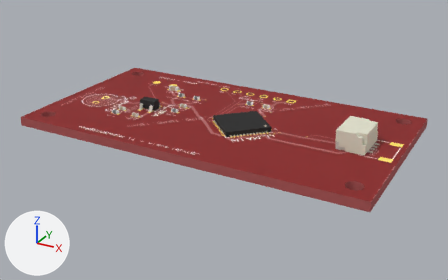
An edit to the glTF model public/viewer/jst-sh__msp430fr5994__photodiode/3d.glb, drawn before and after from the same camera.
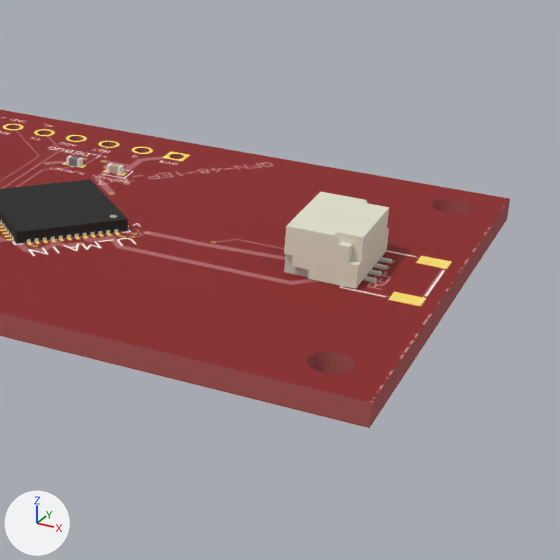
Each version is shown whole from a 50 mm camera at (43.6, -79.1, 36.5) aimed at (1.0, -1.6, -2.2), then close up on the part from 49% to 100% of the width and 13% to 95% of the height. The lights are fixed; the arrows at lower left show +X, +Y and +Z. The first two pictures are the older version. Vertices at exactly the same position are counted once.

Names of what the first close-up shows: 'Box0', 'J1', 'U_MAIN' and 2 more.
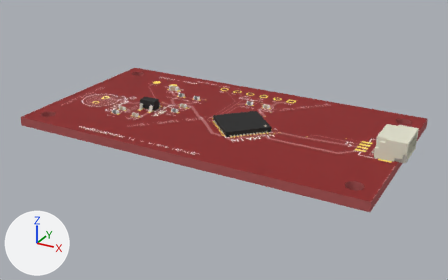
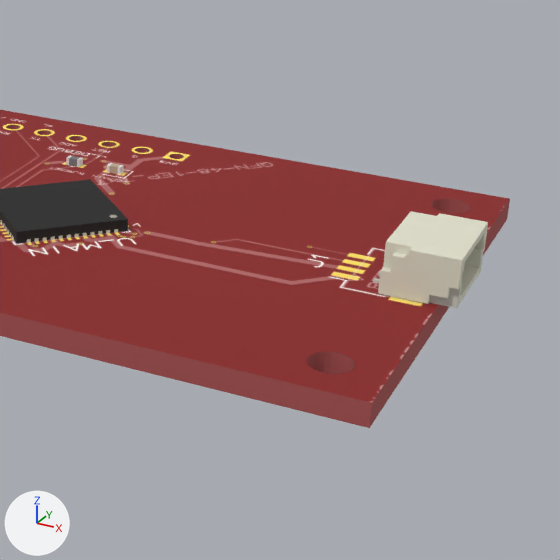
Location of each change, (x1, y1, x2, y2) in pixels of the close-ups (560 x 560 px):
'J1', moved, turned
    before: (284, 192, 392, 289)
    after: (373, 211, 488, 308)

The edits, one by one:
me_j1 is used by ob_j1; location (23.8, 0.0, 0.7).
me_j1 had 164 vertices, 324 faces and spanned x -4.55..0.4, y -3.0..3.0, z 0.0..2.96.
me_j1 now has 164 vertices, 324 faces and spans x -0.4..4.55, y -3.0..3.0, z 0.0..2.96.
me_j1 part 1: the whole mesh is turned 180 degrees about the z axis through the mesh origin.
Object 'J1' (ob_j1) moves from (23.8, 0.0, 0.7) to (24.45, 0.0, 0.7).
